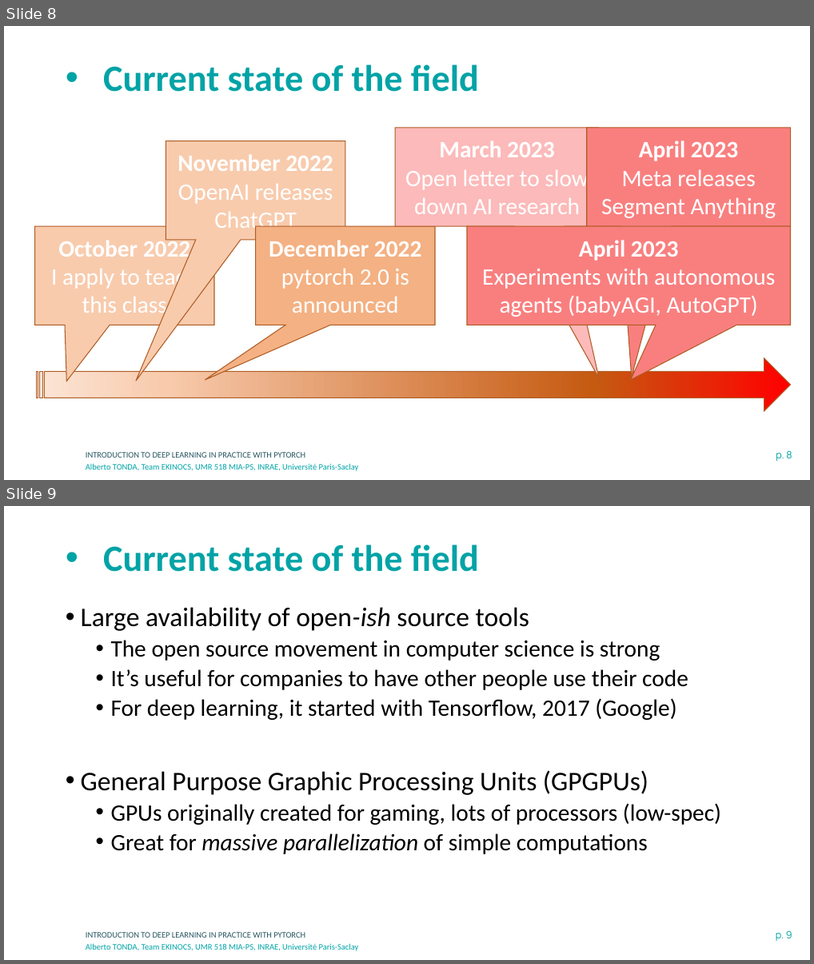
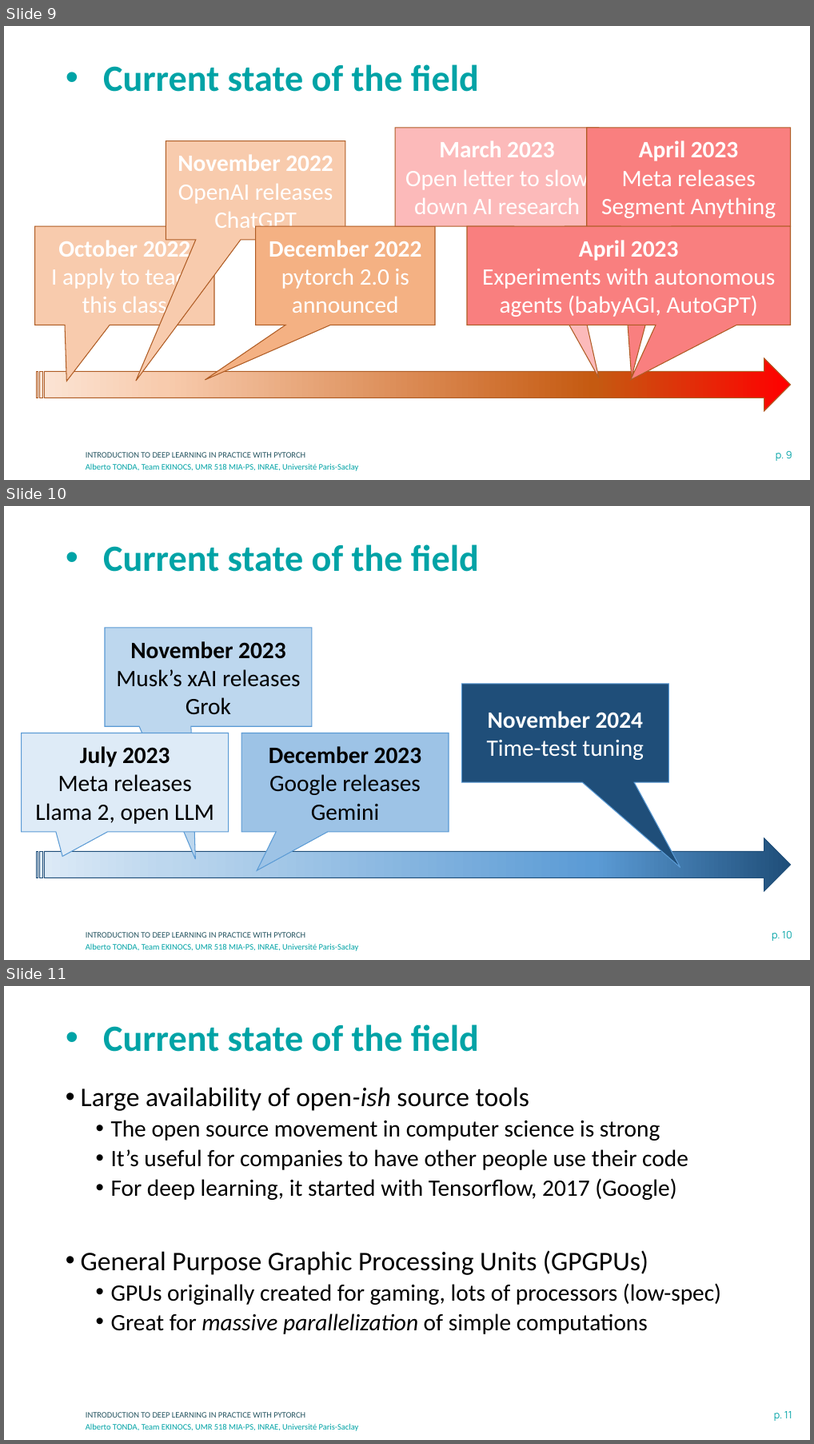
Before and after one commit to albertotonda/teaching, a slide deck: deep-learning-in-practice-with-pytorch/0-introduction.pptx. Shown one above the other, each under a label of ours: slides 8 and 9 before the commit, slides 9, 10 and 11 after it. The pictures are 814x964 and 814x1444 pixels, drawn with LibreOffice and Linux fonts; fonts in the diff are those of the drawing; background and template pictures are left out. Boxes give left, top, right and bottom in pixels: in the first picture for what was removed or moved away, otherwise in the second. Text is boxed around its words. In the diff, an @@ line names an element or a change of style, - is before the commit and + after.

```diff
--- a/deep-learning-in-practice-with-pytorch/0-introduction.pptx
+++ b/deep-learning-in-practice-with-pytorch/0-introduction.pptx
@@ slide 10 added at bbox=[4, 506, 810, 960], background #FFFFFF; not listed: 3 template elements that a slide beside it also shows @@
@@ title added at bbox=[103, 544, 479, 572], 44 pt, text #00A3A6, bold @@
+• Current state of the field
@@ speech box added at bbox=[105, 628, 313, 726], fill #BDD7EE, outline #5B9BD5 1 pt, 28 pt, text #000000 @@
+November 2023
+Musk’s xAI releases Grok
@@ speech box added at bbox=[462, 684, 670, 782], fill #1F4E79, outline #5B9BD5 1 pt, 28 pt, text #FFFFFF @@
+November 2024
+Time-test tuning
@@ speech box added at bbox=[22, 733, 229, 832], fill #DEEBF7, outline #5B9BD5 1 pt, 28 pt, text #000000 @@
+July 2023
+Meta releases Llama 2, open LLM
@@ speech box added at bbox=[242, 733, 450, 832], fill #9DC3E6, outline #5B9BD5 1 pt, 28 pt, text #000000 @@
+December 2023
+Google releases Gemini
@@ striped right arrow added at bbox=[36, 838, 791, 891], fill gradient #1F4E79 to #5B9BD5 to #BDD7EE to #DEEBF7, outline #1F4E79 1 pt @@
@@ what was slide 8 is now slide 9 @@
@@ page number at bbox=[776, 450, 793, 460]: text changed @@
-p. 8
+p. 9
@@ what was slide 9 is now slide 11 @@
@@ page number at bbox=[774, 1411, 793, 1420]: text changed @@
-p. 9
+p. 11
```
Also in this commit, not shown: 7 slides changed, 2 other slides added, 25 other files.
